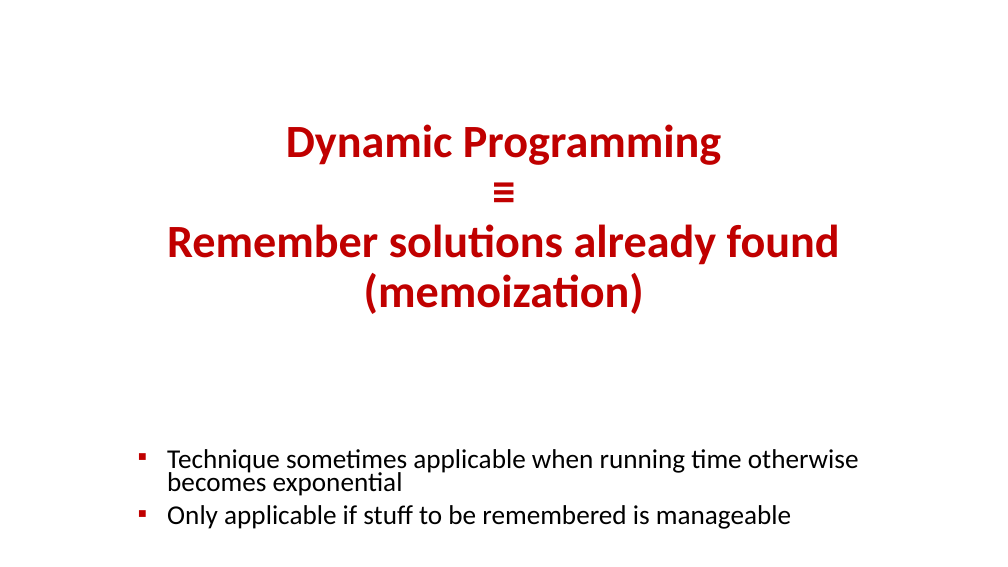
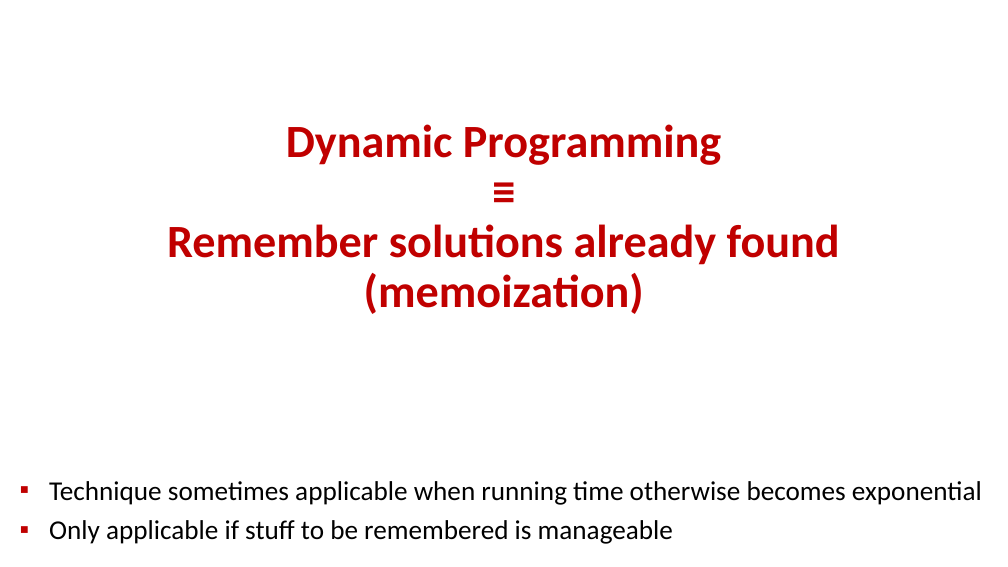
Before and after one commit to gsbrodal/gsbrodal.github.io, a slide deck: slide 3 of ipsa/slides/dynamic_programming.pptx. Drawn at 1008x567 pixels with LibreOffice and Linux fonts; fonts in the diff are those of the drawing. Boxes give left, top, right and bottom in pixels: in the first picture for what was removed or moved away, otherwise in the second. Text is boxed around its words. In the diff, an @@ line names an element or a change of style, - is before the commit and + after.

Commit message:
dynamic programming

```diff
--- a/ipsa/slides/dynamic_programming.pptx
+++ b/ipsa/slides/dynamic_programming.pptx
@@ text "Technique sometimes applicable when running ...": place and size @@
-text "Technique sometimes applicable when running ..." at bbox=[167, 449, 859, 529]
+text "Technique sometimes applicable when running ..." at bbox=[49, 481, 982, 544]
@@ text "Technique sometimes applicable when running ..." at bbox=[49, 481, 982, 544]: line spacing 0.7 to 0.9 @@
```
Also in this commit, not shown: 3 other slides changed, 5 other files.
